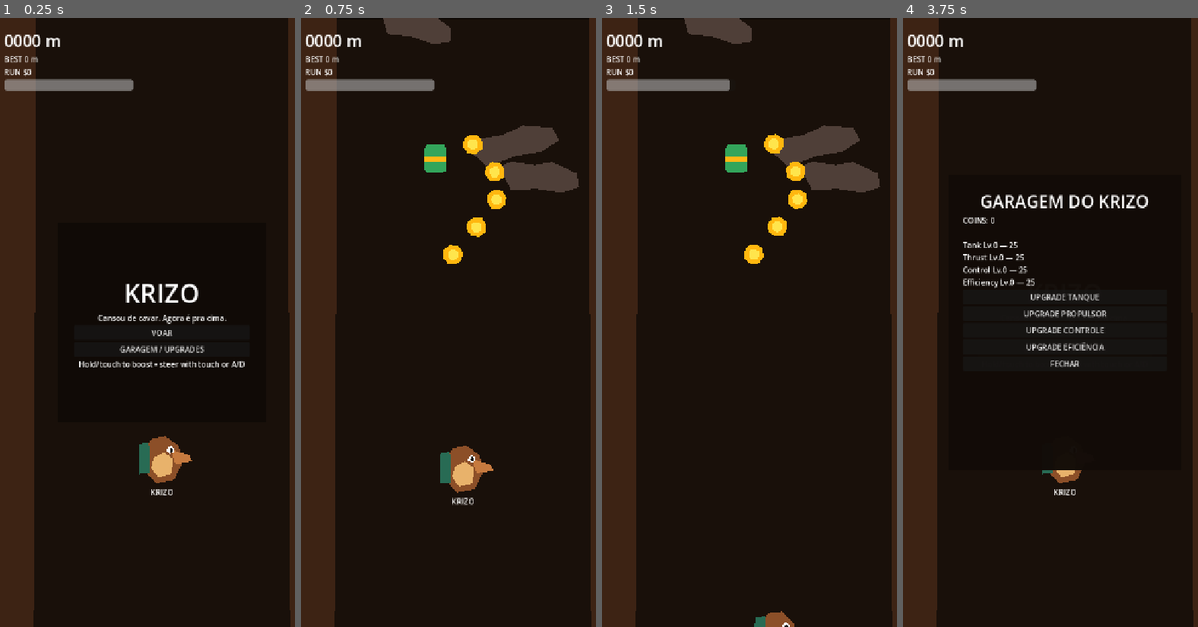
Above: before the commit, frames 1-4 (left to right).
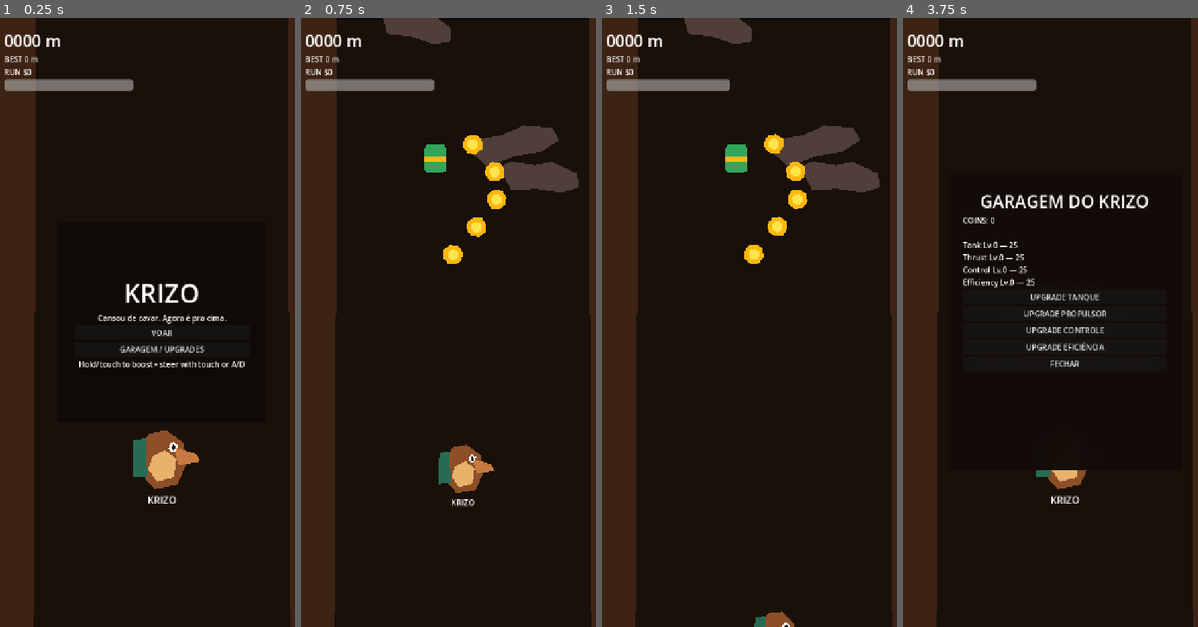
Above: after the commit, the same moments.

Repository: andrefa/krizo
Game: Godot game, scene res://scenes/game/game.tscn
Same seed, same stepped clock (60 frames per second), same inputs: the game is played once before the commit and once after it.
Inputs (mouse positions are in pixels of both pictures, inside the frame that each line leads up to):
- Up to frame 1 (0.25 s): no input
- Up to frame 2 (0.75 s): click "VOAR" at 0.5 s
- Up to frame 3 (1.5 s): move the mouse to (838, 292) at 1.27 s; press the mouse at (838, 292) at 1.28 s; hold D (move_right) from 1.28 s (still down)
- Up to frame 4 (3.75 s): release D (move_right) at 2 s; release the mouse at (1139, 292) at 2 s; drag from (997, 352) to (1141, 176) at 2.02 s; click "TENTAR DE NOVO" at 2.75 s; click "GARAGEM / UPGRADES" at 3.5 s

The runs differ from the first frame. In frame 1, 0.9% of the frame differs, in the area x 45-68%, y 67-80%; in frame 2, 0.2%; in frame 3, nothing differs; in frame 4, 0.4%.

Commit message:
Make Krizo larger and clearer

Diff:
--- a/scenes/player/krizo.tscn
+++ b/scenes/player/krizo.tscn
@@ -3,8 +3,8 @@
 [ext_resource path="res://scripts/player/krizo.gd" type="Script" id="1"]
 
 [sub_resource type="CapsuleShape2D" id="Capsule"]
-radius = 28.0
-height = 76.0
+radius = 35.0
+height = 96.0
 
 [node name="Krizo" type="CharacterBody2D"]
 script = ExtResource("1")
@@ -13,6 +13,7 @@
 shape = SubResource("Capsule")
 
 [node name="Visual" type="Node2D" parent="."]
+scale = Vector2(1.25, 1.25)
 
 [node name="Body" type="Polygon2D" parent="Visual"]
 polygon = PackedVector2Array(-34, -24, -22, -45, 7, -51, 36, -30, 42, 6, 25, 41, -12, 48, -39, 19)
